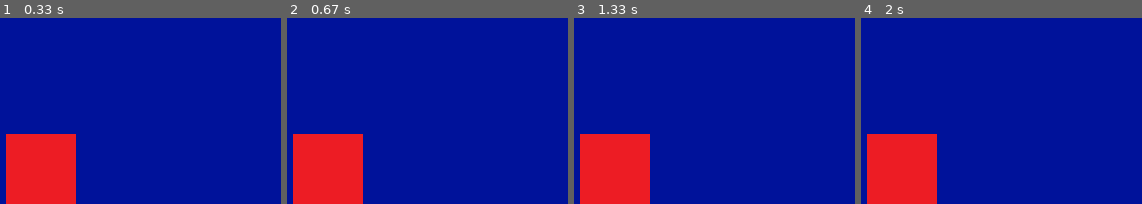
Above: before the commit, frames 1-4 (left to right).
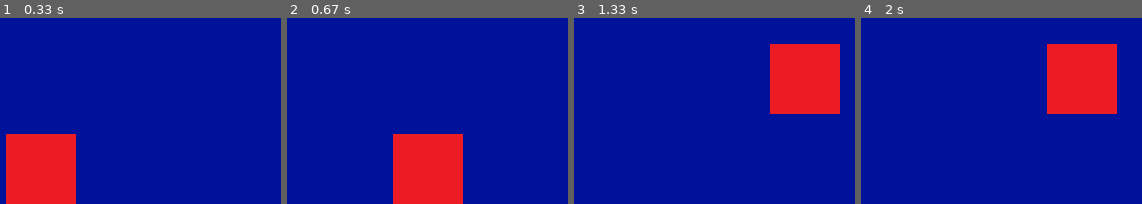
Above: after the commit, the same moments.

Repository: kwucslkm/pangpang
Game: pygame game, started from pygame_basic/2_background.py
Two runs of this game, one before a commit and one after it. Both use one fixed random seed, a clock stepped at 60 frames per second and the inputs below.
Inputs:
- Up to frame 1 (0.33 s): no input
- Up to frame 2 (0.67 s): hold Right from 0.33 s (still down)
- Up to frame 3 (1.33 s): release Right at 0.8 s; hold Up 0.83-1.13 s; hold Right from 1.17 s (still down)
- Up to frame 4 (2 s): release Right at 1.63 s; hold Left from 1.67 s (still down)

Frame 1 is identical in both runs. In frame 2, 19% of the frame differs, in the area x 2-63%, y 62-100%; in frame 3, 19%; in frame 4, 19%.

Commit message:
second commit

Diff:
--- a/pygame_basic/2_background.py
+++ b/pygame_basic/2_background.py
@@ -20,12 +20,34 @@
 character_x_pos = (screen_width / 2) - (character_width / 2)
 character_y_pos = screen_height - character_height # 화면 가장 아래에 위치
 
+# 캐릭터 이동
+to_x = 0
+to_y = 0
 # 이벤트 루트
 running = True # 게임이 진행중인가?
 while running:
     for event in pygame.event.get(): # 어떤 이벤트가 발생하였는가?
         if event.type == pygame.QUIT: # 창이 닫히는 이벤트가 발생하였는가?
             running = False # 게임이 진행중이 아님
+
+        if event.type == pygame.KEYDOWN: # 키가 눌러졌는지 확인
+            if event.key == pygame.K_LEFT: # 캐릭터를 왼쪽으로
+                to_x -= 5
+            elif event.key == pygame.K_RIGHT: # 캐릭터를 오른쪽으로
+                to_x += 5
+            elif event.key == pygame.K_UP: # 캐릭터를 위로
+                to_y -= 5
+            elif event.key == pygame.K_DOWN: # 캐릭터를 아래로
+                to_y += 5
+        if event.type == pygame.KEYUP: # 방향키를 떼면 멈춤
+            if event.key == pygame.K_LEFT or event.key == pygame.K_RIGHT:
+                to_x = 0
+            elif event.key == pygame.K_UP or event.key == pygame.K_DOWN:
+                to_y = 0
+
+    character_x_pos += to_x
+    character_y_pos += to_y
+
     screen.fill((0, 0, 255)) # RGB 색상 채우기
     screen.blit(background, (0, 0)) # 배경 그리기
     screen.blit(character, (character_x_pos, character_y_pos)) # 캐릭터 그리기
